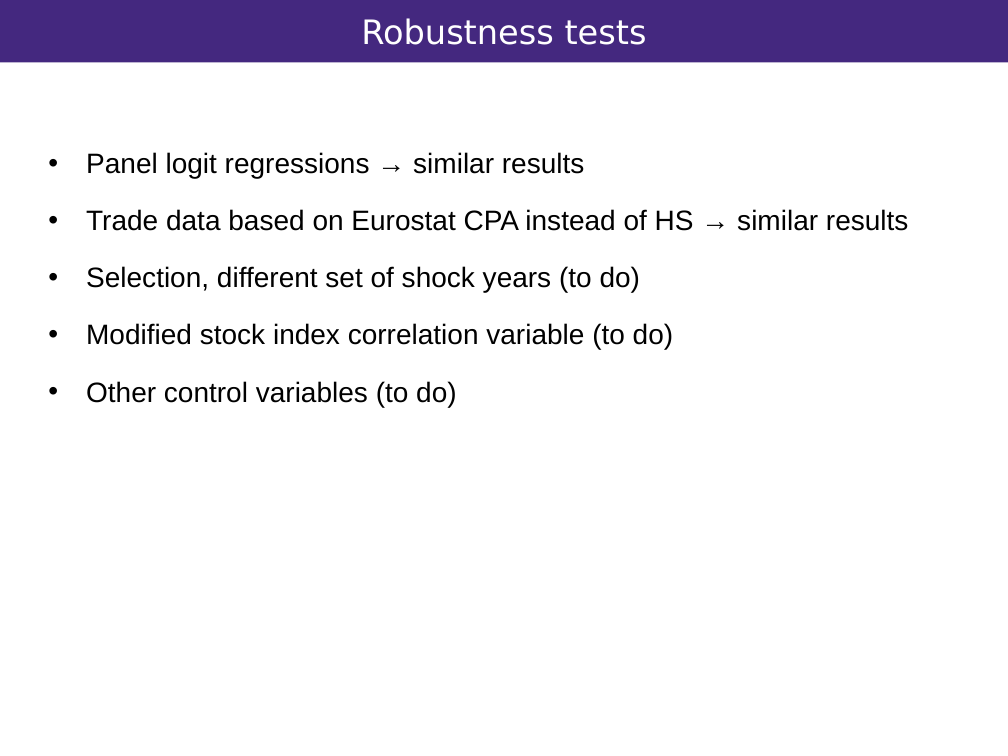
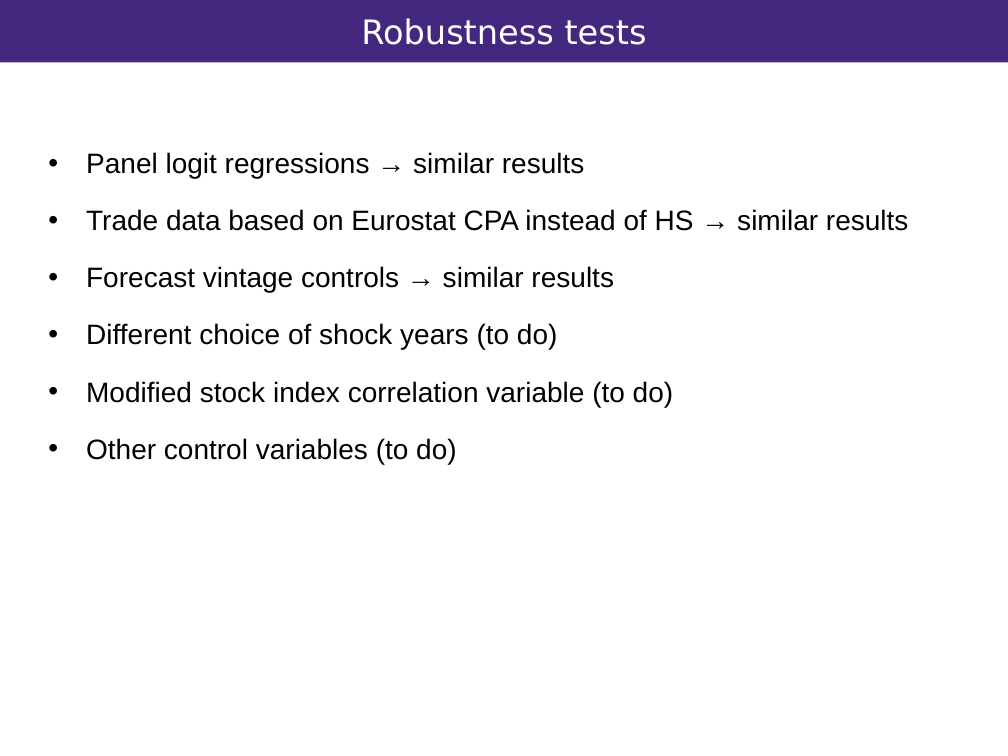
Before and after one commit to vandenEnd/scripts, a slide deck: slide 15 of Resilience.pptx. Drawn at 1008x756 pixels with LibreOffice and Linux fonts; fonts in the diff are those of the drawing; background and template pictures are left out. Boxes give left, top, right and bottom in pixels: in the first picture for what was removed or moved away, otherwise in the second. Text is boxed around its words. In the diff, an @@ line names an element or a change of style, - is before the commit and + after.

```diff
--- a/Resilience.pptx
+++ b/Resilience.pptx
@@ text at box(86, 266, 614, 350): text changed @@
-• Selection, different set of shock years (to do)
+• Forecast vintage controls → similar results
+• Different choice of shock years (to do)
```
